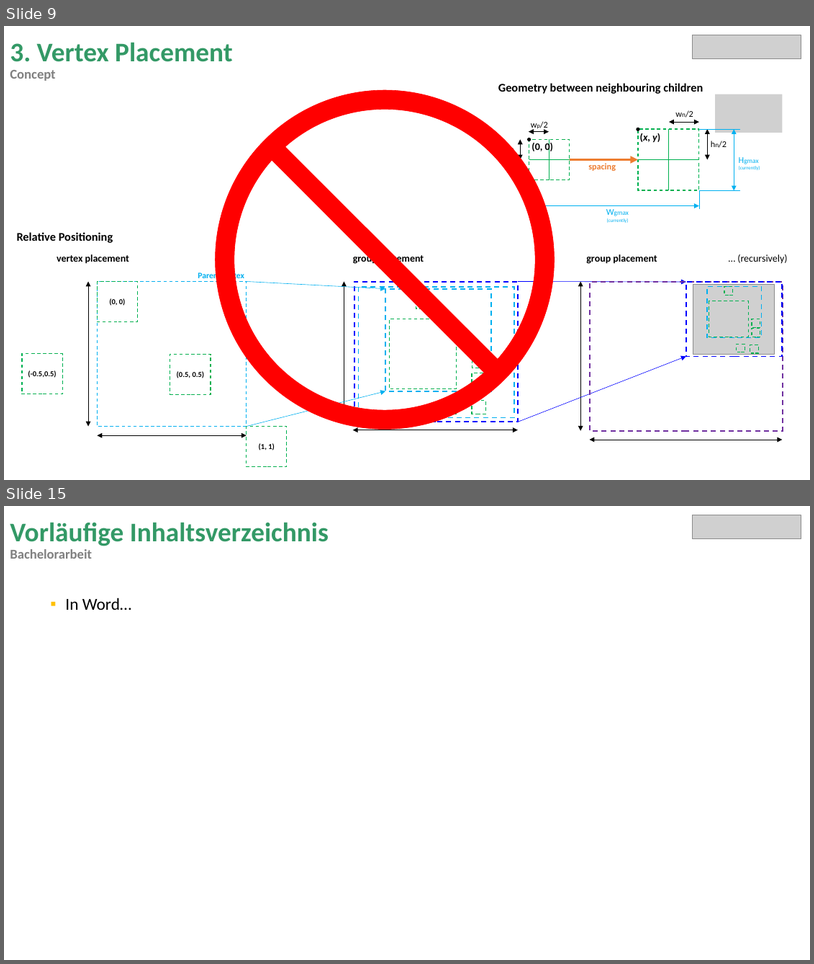
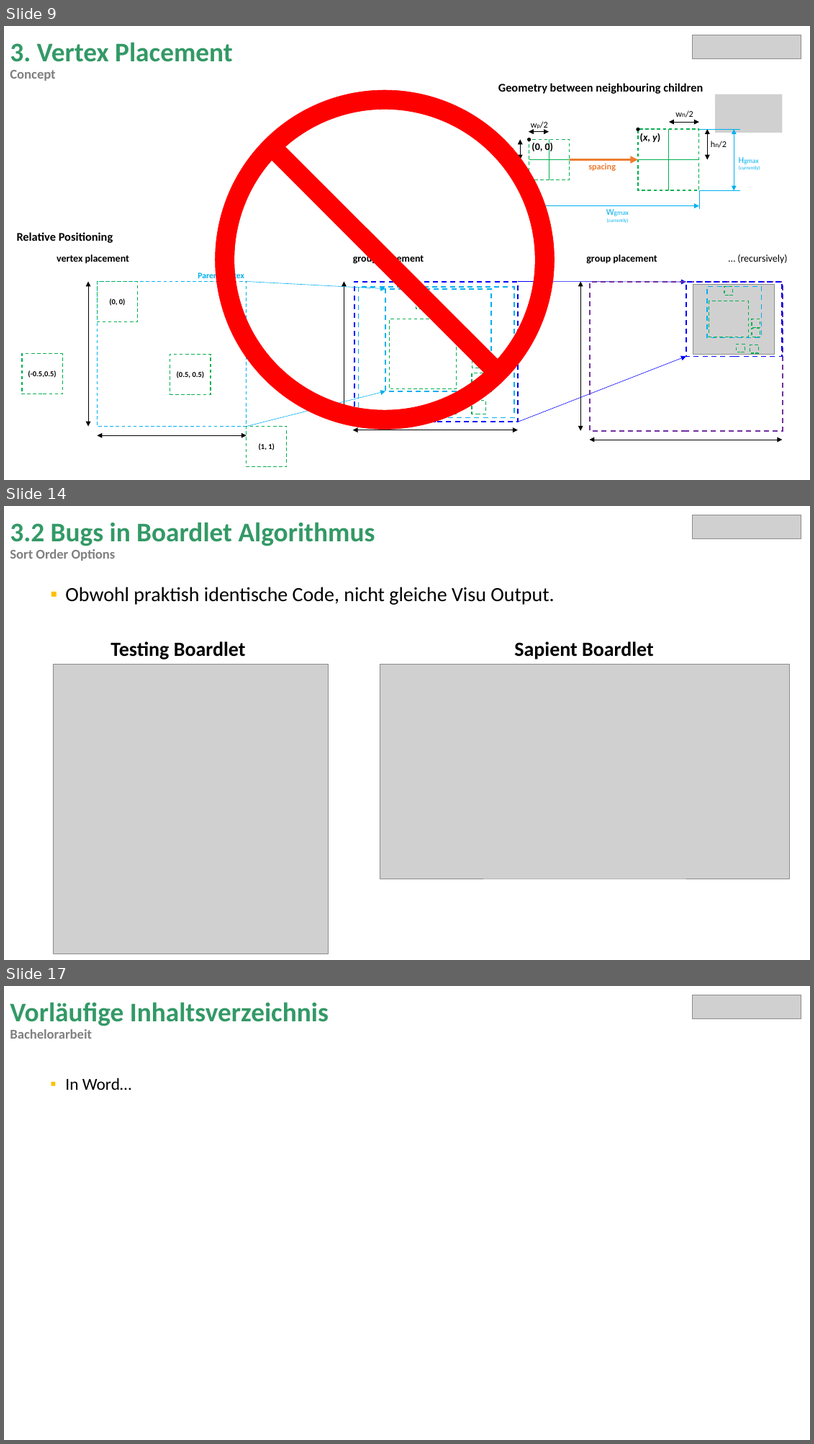
Before and after one commit to miguelrk/tum-mw-bachelorarbeit, a slide deck: 3 Entwicklungsphase/weekly_meeting_14.pptx. Shown one above the other, each under a label of ours: slides 9 and 15 before the commit, slides 9, 14 and 17 after it; the slides between them are not shown. The pictures are 814x964 and 814x1444 pixels, drawn with LibreOffice and Linux fonts; fonts in the diff are those of the drawing; grey boxes stand for pictures. Boxes give left, top, right and bottom in pixels: in the first picture for what was removed or moved away, otherwise in the second. Text is boxed around its words. In the diff, an @@ line names an element or a change of style, - is before the commit and + after.

```diff
--- a/3 Entwicklungsphase/weekly_meeting_14.pptx
+++ b/3 Entwicklungsphase/weekly_meeting_14.pptx
@@ slide 14 added at [4,506,810,960], background #FFFFFF @@
@@ title added at [10,522,376,561], 32 pt, text #339966, bold @@
+3.2 Bugs in Boardlet Algorithmus
+Sort Order Options
@@ picture added at [693,515,802,538] @@
@@ text added at [65,587,654,659], 24 pt, text #000000 @@
+▪ Obwohl praktish identische Code, nicht gleiche Visu Output.
+Testing Boardlet Sapient Boardlet
@@ picture added at [53,664,328,953] @@
@@ picture added at [381,664,790,878] @@
@@ what was slide 15 is now slide 17 @@
```
Also in this commit, not shown: 8 slides changed, 1 other slide added, 10 other files.
